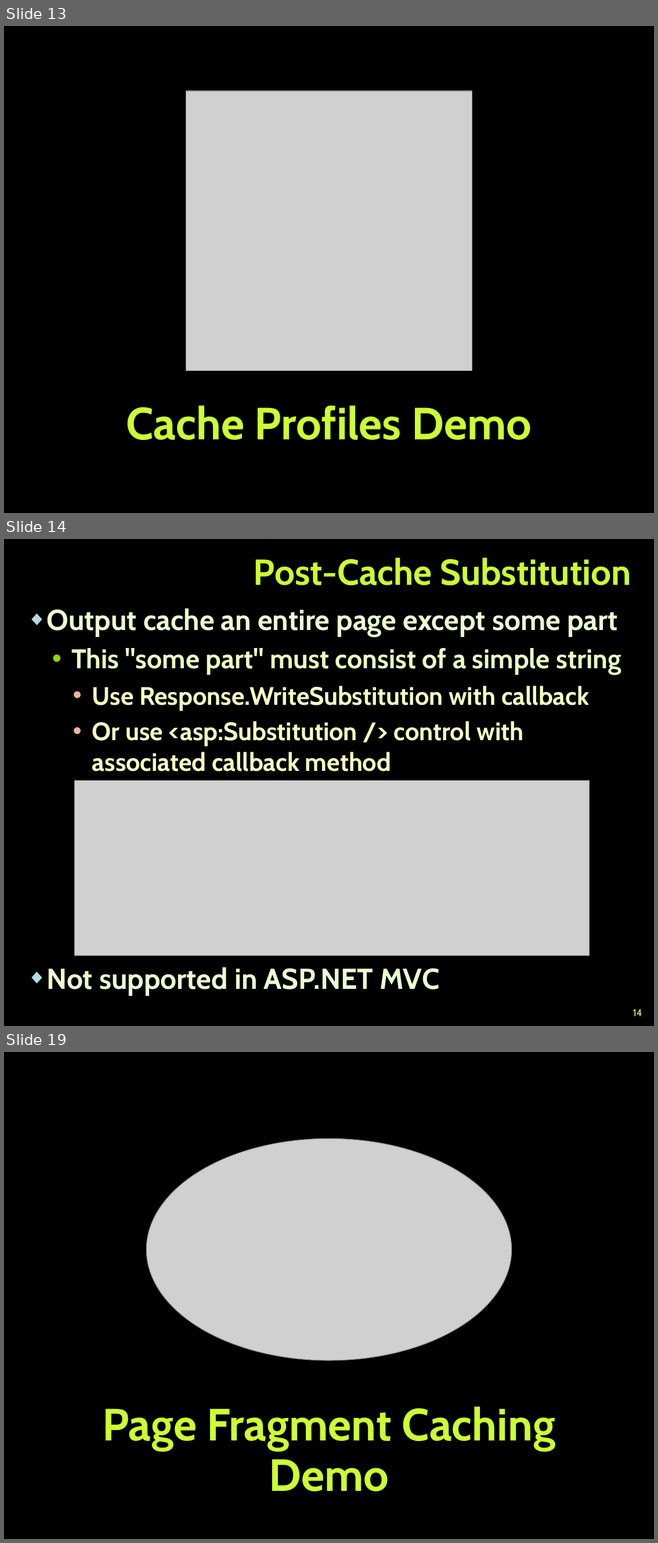
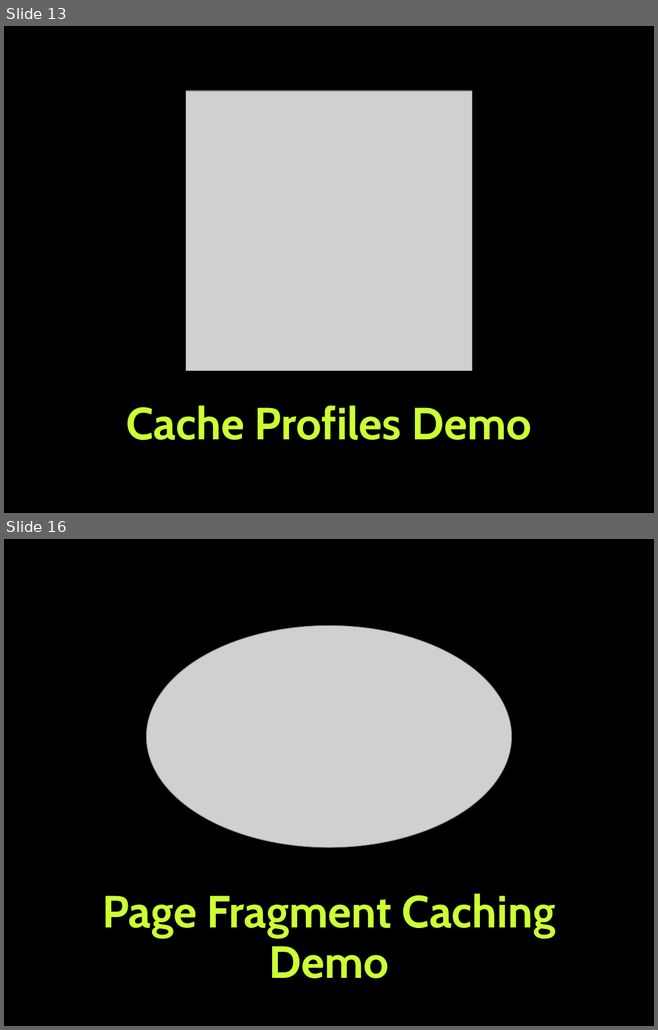
Before and after one commit to TelerikAcademy/ASP.NET-MVC, a slide deck: resources/06. ASP.NET-Caching-Data/ASP.NET Caching Data.pptx. Shown one above the other, each under a label of ours: slides 13, 14 and 19 before the commit, slides 13 and 16 after it; the slides between them are not shown. The pictures are 658x1543 and 658x1030 pixels, drawn with LibreOffice and Linux fonts; fonts in the diff are those of the drawing; grey boxes stand for pictures; background and template pictures are left out. Boxes give left, top, right and bottom in pixels: in the first picture for what was removed or moved away, otherwise in the second. Text is boxed around its words. In the diff, an @@ line names an element or a change of style, - is before the commit and + after.

Commit message:
Removed asp.net webforms part of the slides

```diff
--- a/resources/06. ASP.NET-Caching-Data/ASP.NET Caching Data.pptx
+++ b/resources/06. ASP.NET-Caching-Data/ASP.NET Caching Data.pptx
@@ slide 14 removed at bbox=[4, 539, 654, 1026], background picture (left out) @@
@@ title removed at bbox=[253, 558, 630, 585] @@
-Post-Cache Substitution
@@ text removed at bbox=[47, 608, 621, 995] @@
-◆ Output cache an entire page except some part
-  • This "some part" must consist of a simple string
-    • Use Response.WriteSubstitution with callback
-    • Or use <asp:Substitution /> control with associated callback method
-◆ Not supported in ASP.NET MVC
@@ picture removed at bbox=[74, 781, 589, 956] @@
@@ page number removed at bbox=[633, 1009, 642, 1016] @@
-14
@@ what was slide 19 is now slide 16 @@
```
Also in this commit, not shown: 3 slides changed, 2 other slides removed, 1 other file.
